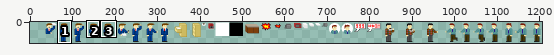
One commit to this sprite sheet: src/assets/media/sprites.png. Above, an overview of the earlier version with the close-up marked.
Close-up. Before:
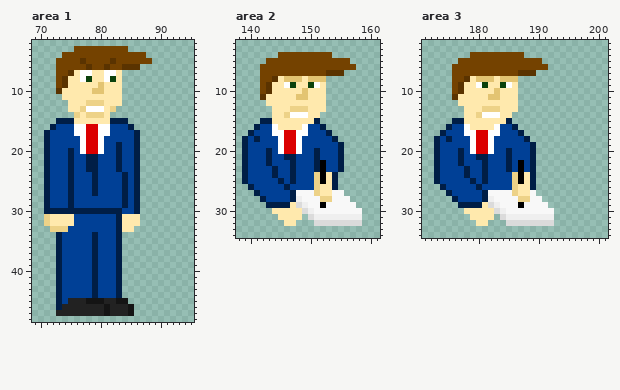
The file is 1173x50 pixels. Pixels under 10% opacity are left out. Colours within 5 levels of each other are drawn and written as one. Shown: area 1: x 69..95, y 2..48; area 2: x 138..161, y 2..34; area 3: x 171..201, y 2..34. The old version is drawn lined up with the new one, on the new canvas. The commit also changed other parts of the picture, which this record leaves out.
Now the later version:
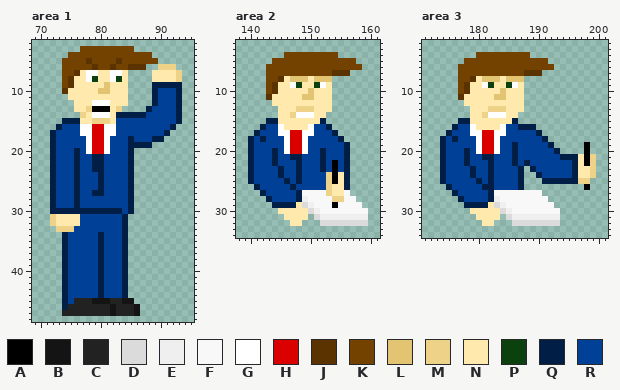
Palette (. is transparent): A #000000  B #141414  C #222222  D #dbdbdb  E #efefef  F #f8f8f8  G #ffffff  H #db0000  J #5a3300  K #744200  L #e3c472  M #edd288  N #ffe9ad  P #0b410c  Q #001e46  R #004096
The edit:
canvas 1173x50 -> 1206x50, the old top-left corner now at 33,0
Changed rows in their new state; - is an unchanged pixel.
Area 1:
first column x 71:
 3 -----.--------K--------
 4 ---.-------------K-----
 5 --.---KJ---KJ-----K----
 6 --.----KJ-KJ-K--J--MMM-
 7 --.-KJN-G-N-GN----NNNNM
 8 --.KJ-NGP-NGPN----NNNNM
 9 --.KJ----NL--N----QQQQQ
10 --.J----N-L--N----QRRRQ
11 ---.---------N----QRRRQ
12 ----.--NGGG--N----QRRRQ
13 ----.-NMAAANM----QRRRRQ
14 -----.MNGGGNQQQQQRRRRRQ
15 --.--Q--MMMNRRRRRRRRRRQ
16 -.Q--R-G-H-G--RRRRRRRQ-
17 .Q---R-G-H-G---RRRRRQ--
18 .Q----RG-HG---QRRRQQ---
19 .Q----RG-HG-R-Q-QQ-----
20 .Q--RQRG-HG-R-Q.-------
21 .Q--RQ-R-Q--R-Q.-------
22 .Q--RQ-R-Q--R-Q.-------
23 .Q--RQ-R-Q--R-Q.-------
24 .Q--RQ--RQ---RQ.-------
25 .Q--RQ--RQ---RQ.-------
26 .Q--RQ--RQ---RQ.-------
27 .Q--RQ---Q---RQ.-------
28 .Q--RQ-------RQ.-------
29 .Q--RQ-------RQ.-------
30 .-------------Q.-------
31 .M---N------RQ..-------
32 .M---N------RQ..-------
33 -.--M-------RQ.--------
34 --.Q----RQ--RQ---------
35 --.Q----RQ--RQ---------
36 --.Q----RQ--RQ---------
37 --.Q----RQ--RQ---------
38 --.Q----RQ--RQ---------
39 --.Q----RQ--RQ---------
40 --.Q----RQ--RQ---------
41 --.Q----RQ--RQ---------
42 --.Q----RQ--RQ---------
43 --.Q----RQ--RQ---------
44 --.Q----RQ--RQ---------
45 --.QR--C--B-C-B--------
46 --.Q------CB--CB-------
47 --.-------CB--CB-------
Area 2:
first column x 139:
 4 ------.--------K-----
 5 ----.-------------K--
 6 ---.---------------K-
 7 ---.----------K--J---
 8 ---.-KJN--LN--L------
 9 ---.KJ-NGP-NPGN------
10 ---.KJ----NL--N------
11 ---.J----N-L--N------
12 ----.---------N------
13 -----.--N--M--N------
14 -----.-NM--G-N-------
15 ---.-Q------NQ-------
16 --.Q-RG---NG-RQ------
17 -.Q--R-G-H-G--RQ-----
18 .QRQ--RG-HG----RQ----
19 .Q----RG-HG-----RQ---
20 .Q--RQRG-HG-RQ--RQ---
21 .Q--RQ-R-Q--RQ--RQ---
22 .Q--RQ--RQ--RQ-ARQ---
23 .Q---RQ-RQ--RQ-ARQ---
24 .Q---RQ-RQ--RRMANQ---
25 .Q----RQRQ--RRMANQ---
26 -.Q----RQ---RRMNNQ---
27 --.Q----RQ--FFMNNF---
28 ---.Q---RQE--FFMM-F--
29 ----.---QNDE-F-A---F-
30 -----.----NDE-------F
31 ------.---N.D-------E
32 -------.-N--.-------D
Area 3:
first column x 173:
 4 ------.--------K-----------
 5 ----.-------------K--------
 6 ---.---------------K-------
 7 ---.----------K--J---------
 8 ---.-KJN--LN--L------------
 9 ---.KJ-NGP-NPGN------------
10 ---.KJ----NL--N------------
11 ---.J----N-L--N------------
12 ----.---------N------------
13 -----.--N--M--N------------
14 -----.-NM--G-N-------------
15 ---.-Q------NQ-------------
16 --.Q-RG---NG-RQQQ----------
17 -.Q--R-G-H-G--RRRQ---------
18 .QRQ--RG-HG----RRRQ--------
19 .Q----RG-HG--Q--RRRQ-----A-
20 .Q--RQRG-HG-RQ--RRRRQ----A-
21 .Q--RQ-R-Q--RQ--RRRRRQQQNAM
22 .Q--RQ--RQ--RQRQRRRRRRRQNAM
23 .Q---RQ-RQ--R-Q.-RRRRRRQNNM
24 .Q---RQ-RQ---RQ..QRRRRRQNNM
25 .Q----RQRQ---RQ..-QQQQQQMM-
26 -.Q----RQQ---RQ..--------A-
27 --.Q----RQ---FFF-F---------
28 ---.Q---RQE---FF--F--------
29 ----.---QNDE--F----F-------
30 -----.----NDE-------F------
31 ------.---N.D-------E------
32 -------.-N--.-------D------
Boxes around the changes in both close-ups, in picture pixels (x1, y1, x2, y2):
changed: (44, 46, 182, 316)
changed: (242, 52, 368, 226)
changed: (434, 52, 596, 226)
